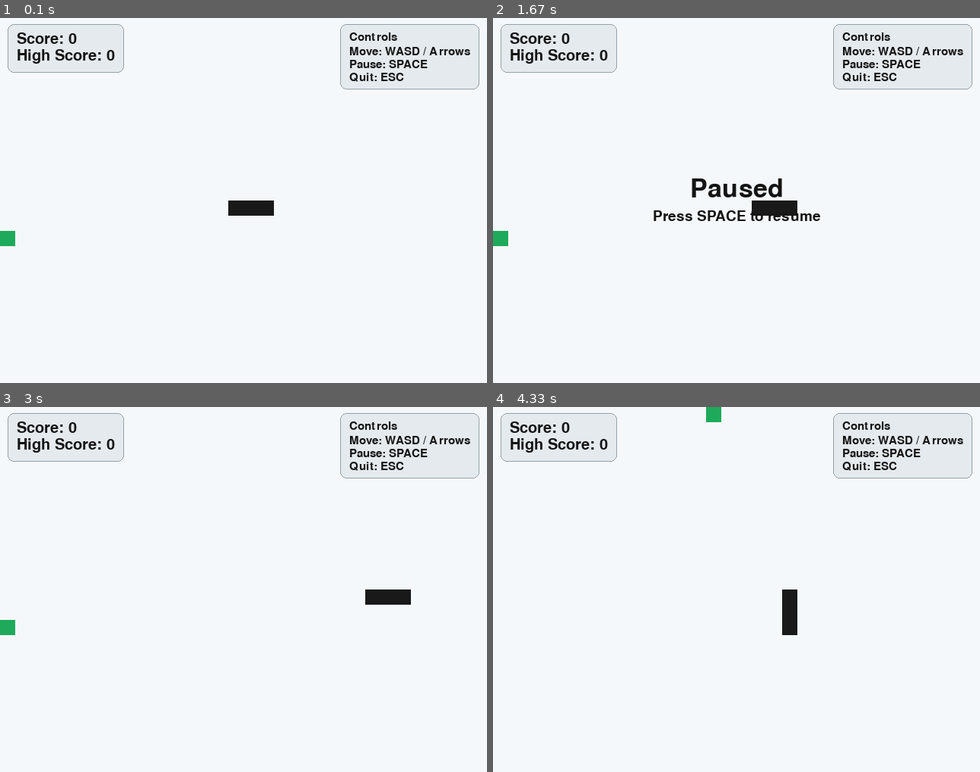
Above: before the commit, frames 1-4 (two rows, left to right).
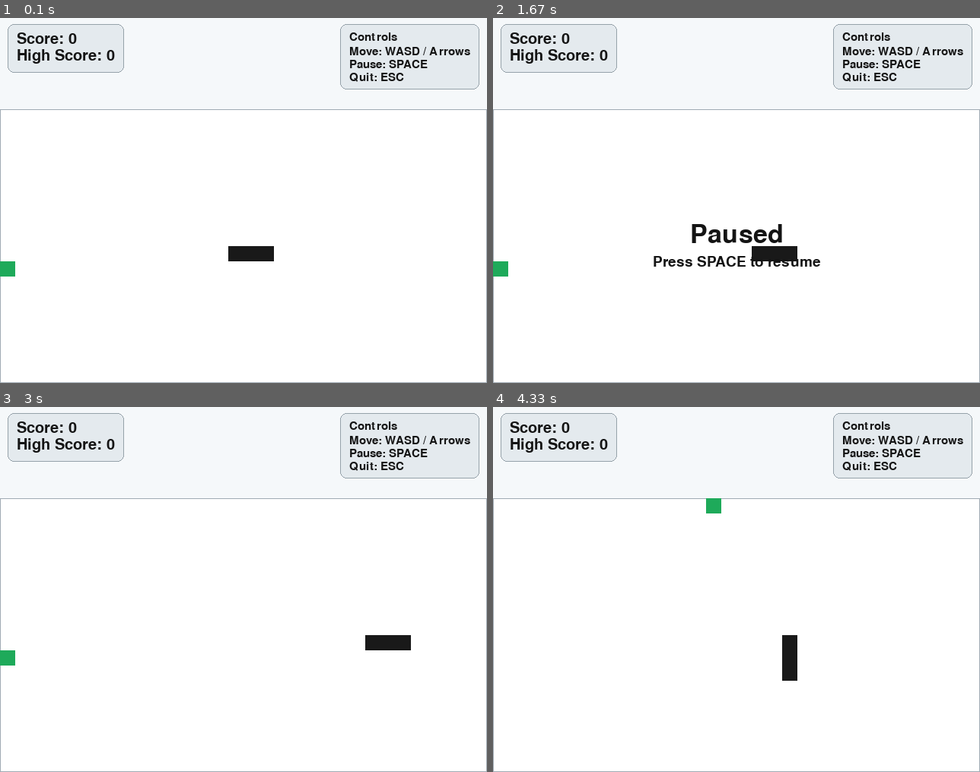
Above: after the commit, the same moments.

Repository: KiwiBandicoot/Pygames_Repo
Game: pygame game, started from snake.py
The game is run twice, just before and just after one commit, with the same random seed, the same clock (stepped at 60 frames per second) and the same inputs.
Inputs:
- Up to frame 1 (0.1 s): no input
- Up to frame 2 (1.67 s): tap Space at 0.33 s; tap D at 0.67 s
- Up to frame 3 (3 s): tap Space at 2.1 s
- Up to frame 4 (4.33 s): tap Space at 3.63 s; hold Down from 4.1 s (still down)

The runs differ from the first frame. In frame 1, 1.7% of the frame differs, in the area x 0-100%, y 25-100%; in frame 2, 3.5%; in frame 3, 1.7%; in frame 4, 1.7%.

Commit message:
redid UI

Diff:
--- a/snake.py
+++ b/snake.py
@@ -6,14 +6,20 @@
 
 WINDOW_WIDTH = 640
 WINDOW_HEIGHT = 480
+HUD_HEIGHT = 120
 CELL_SIZE = 20
 GRID_WIDTH = WINDOW_WIDTH // CELL_SIZE
-GRID_HEIGHT = WINDOW_HEIGHT // CELL_SIZE
+PLAYFIELD_HEIGHT = WINDOW_HEIGHT - HUD_HEIGHT
+GRID_HEIGHT = PLAYFIELD_HEIGHT // CELL_SIZE
+PLAYFIELD_TOP = HUD_HEIGHT
 
 FPS_START = 8
 FPS_MAX = 24
 
 BACKGROUND = (245, 248, 250)
+HUD_BG = (245, 248, 250)
+PLAYFIELD_BG = (255, 255, 255)
+PLAYFIELD_BORDER = (160, 170, 180)
 SNAKE_COLOR = (25, 25, 25)
 FOOD_COLOR = (30, 170, 90)
 TEXT_COLOR = (20, 20, 20)
@@ -38,13 +44,8 @@
 
 def draw_grid_cell(surface, color, position):
     x, y = position
-    rect = pygame.Rect(x * CELL_SIZE, y * CELL_SIZE, CELL_SIZE, CELL_SIZE)
+    rect = pygame.Rect(x * CELL_SIZE, PLAYFIELD_TOP + (y * CELL_SIZE), CELL_SIZE, CELL_SIZE)
     pygame.draw.rect(surface, color, rect)
-
-
-def draw_text(surface, text, font, color, topleft):
-    text_surf = font.render(text, True, color)
-    surface.blit(text_surf, topleft)
 
 
 def draw_controls_panel(surface, font):
@@ -99,6 +100,12 @@
     for line in rendered_lines:
         surface.blit(line, (panel_x + panel_padding_x, current_y))
         current_y += line_height + 2
+
+
+def draw_playfield(surface):
+    playfield_rect = pygame.Rect(0, PLAYFIELD_TOP, WINDOW_WIDTH, GRID_HEIGHT * CELL_SIZE)
+    pygame.draw.rect(surface, PLAYFIELD_BG, playfield_rect)
+    pygame.draw.rect(surface, PLAYFIELD_BORDER, playfield_rect, width=1)
 
 
 def reset_game():
@@ -193,7 +200,8 @@
                 else:
                     snake.pop()
 
-        screen.fill(BACKGROUND)
+        screen.fill(HUD_BG)
+        draw_playfield(screen)
 
         for segment in snake:
             draw_grid_cell(screen, SNAKE_COLOR, segment)
@@ -208,9 +216,10 @@
             restart_text = hint_font.render("Press SPACE to restart", True, TEXT_COLOR)
             quit_text = hint_font.render("Press ESC to quit", True, TEXT_COLOR)
 
-            game_over_rect = game_over_text.get_rect(center=(WINDOW_WIDTH // 2, WINDOW_HEIGHT // 2 - 35))
-            restart_rect = restart_text.get_rect(center=(WINDOW_WIDTH // 2, WINDOW_HEIGHT // 2 + 5))
-            quit_rect = quit_text.get_rect(center=(WINDOW_WIDTH // 2, WINDOW_HEIGHT // 2 + 35))
+            center_y = PLAYFIELD_TOP + (GRID_HEIGHT * CELL_SIZE // 2)
+            game_over_rect = game_over_text.get_rect(center=(WINDOW_WIDTH // 2, center_y - 35))
+            restart_rect = restart_text.get_rect(center=(WINDOW_WIDTH // 2, center_y + 5))
+            quit_rect = quit_text.get_rect(center=(WINDOW_WIDTH // 2, center_y + 35))
 
             screen.blit(game_over_text, game_over_rect)
             screen.blit(restart_text, restart_rect)
@@ -219,8 +228,9 @@
             paused_text = title_font.render("Paused", True, TEXT_COLOR)
             resume_text = hint_font.render("Press SPACE to resume", True, TEXT_COLOR)
 
-            paused_rect = paused_text.get_rect(center=(WINDOW_WIDTH // 2, WINDOW_HEIGHT // 2 - 15))
-            resume_rect = resume_text.get_rect(center=(WINDOW_WIDTH // 2, WINDOW_HEIGHT // 2 + 20))
+            center_y = PLAYFIELD_TOP + (GRID_HEIGHT * CELL_SIZE // 2)
+            paused_rect = paused_text.get_rect(center=(WINDOW_WIDTH // 2, center_y - 15))
+            resume_rect = resume_text.get_rect(center=(WINDOW_WIDTH // 2, center_y + 20))
 
             screen.blit(paused_text, paused_rect)
             screen.blit(resume_text, resume_rect)
